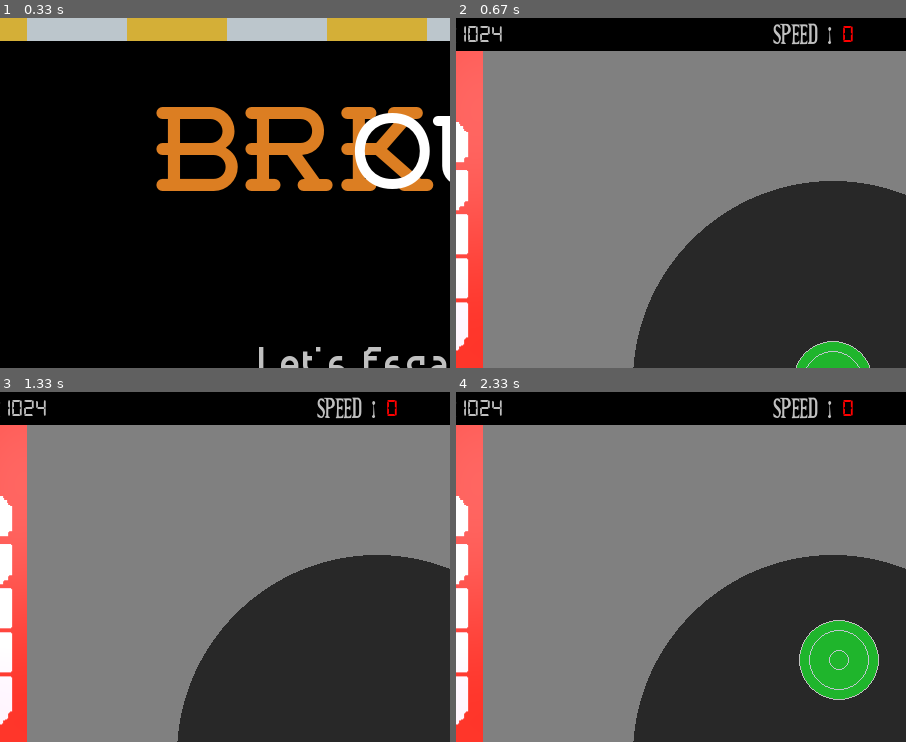
Above: before the commit, frames 1-4 (two rows, left to right).
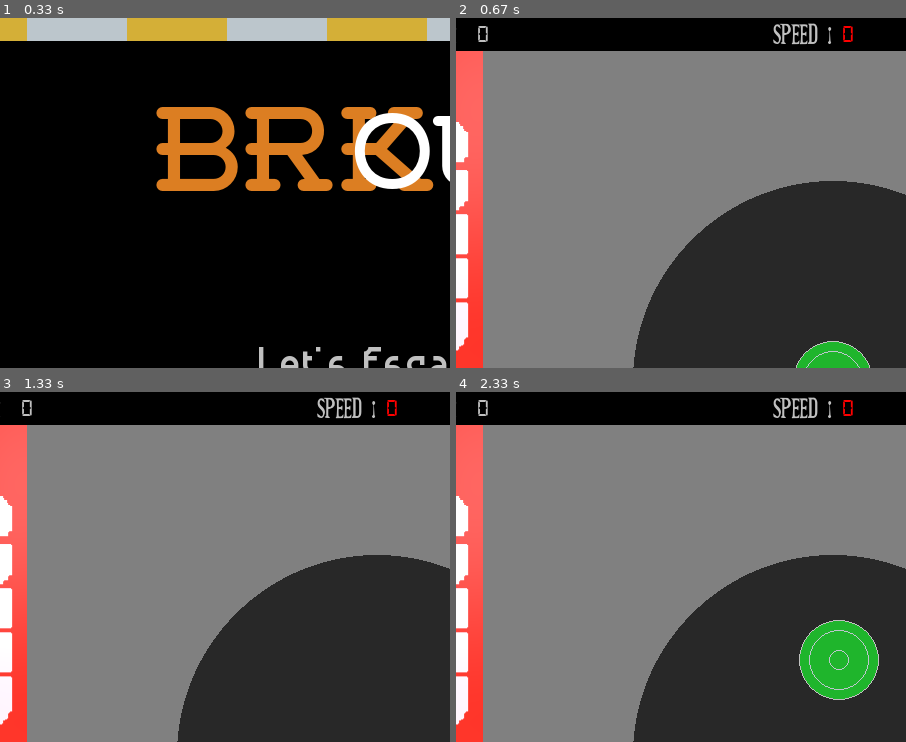
Above: after the commit, the same moments.

Repository: thealphadollar/brkout
Game: pygame game, started from main.py
The game is run twice, just before and just after one commit, with the same random seed, the same clock (stepped at 60 frames per second) and the same inputs.
Inputs:
- Up to frame 1 (0.33 s): no input
- Up to frame 2 (0.67 s): tap Enter at 0.33 s
- Up to frame 3 (1.33 s): hold Right 0.67-1.13 s; hold Up from 1.17 s (still down)
- Up to frame 4 (2.33 s): release Up at 1.47 s; hold Right 1.5-1.97 s; hold Left from 2 s (still down)
The pictures show only the part of the screen within x 8-58%, y 1-51%; the shares and areas given below are measured in that part.

Frame 1 is identical in both runs. In frame 2, 0.2% of the frame differs, in the area x 1-11%, y 2-7%; in frame 3, 0.2%; in frame 4, 0.2%.

Commit message:
add score logic

Diff:
--- a/credits_screen.py
+++ b/credits_screen.py
@@ -9,7 +9,7 @@
 
 
 class Credits(pg.sprite.Sprite):
-    def __init__(self,screen):
+    def __init__(self, screen):
         pg.sprite.Sprite.__init__(self)
         self.x = scr_width/2
         self.y = scr_height + 120
@@ -75,6 +75,8 @@
         clock.tick(FPS)
         # If you want to close
         for event in pg.event.get():
+            if event.type == pygame.KEYDOWN and event.key == pygame.K_ESCAPE:
+                os._exit(0)
             if event.type == pg.QUIT:
                 os._exit(0)
 
--- a/global_funcs.py
+++ b/global_funcs.py
@@ -1,5 +1,7 @@
 # this file contains functions for global use
 from constants import *
+import random
+import math
 
 # function to render font
 
--- a/main.py
+++ b/main.py
@@ -10,7 +10,13 @@
 
 def init():
 
-    global screen, clock, flip_image, score, seconds_first, seconds_second, minutes_first, minutes_second, count_to_seconds, ball, striker
+    global screen, clock, flip_image, score, seconds_first, seconds_second, minutes_first, minutes_second, \
+        count_to_seconds, ball, striker, time_count, score_time, hit_count, brick_point
+
+    hit_count = 0  # stores number of bricks hit
+    brick_point = 0  # stores the score accumulated by hitting brick
+    score_time = 0  # timer for the score calculation
+    time_count = 0  # increases score_time after 60 frames
     ball = Ball(main_game_middle_x, main_game_middle_y + strike_bound_radius)
     striker = Striker(main_game_middle_x, main_game_middle_y)
     seconds_first, seconds_second = 0, 0
@@ -65,16 +71,29 @@
 # function to show score()
 
 
-def show_score():
-    global score
-
-    # score logic to be implemented
+def show_score(start_timer):
+    global score, time_count, score_time, hit_count, brick_point
+    # keeping track of time for scoring
+    if start_timer:
+        time_count += 1
+
+    # updating score variable
+    if time_count == 60:
+        score_time += 1
+        time_count = 0
+
+    if score_time > 0:
+        score = int(brick_point / (.7 * math.sqrt(score_time) + .3 * (hit_count ** (1.0/3))))
+
+    # negative score not allowed
+    if score < 0:
+        score = 0
 
     # method same as show_time to be adopted for displaying
 
     # displaying score label
     disp_text(screen, "score : ", (50, 21), main_screen_text, silver)
-    disp_text(screen, "1024", (100, 21), main_screen_number, silver)
+    disp_text(screen, str(score), (100, 21), main_screen_number, silver)
 
 
 # function to show ball speed
@@ -189,7 +208,7 @@
         # show time function
         show_time(start_time)
         # show score
-        show_score()
+        show_score(start_time)
         # show speed
         show_speed(ball)
 
@@ -202,8 +221,9 @@
     while True:
         init()  # used to initialise the pygame module
         choice, color_choice = menu_screen(screen, clock)
+        end_choice = 0  # a variable to maintain what happens in the game_loop
 
         if choice == 0:
-            gameloop(striker_colors[color_choice])
+            gameloop(striker_colors[color_choice])  # returns 0 if the player wins and returns 1 if player loses
         elif choice == 1:
             credits_screen(screen, clock)
